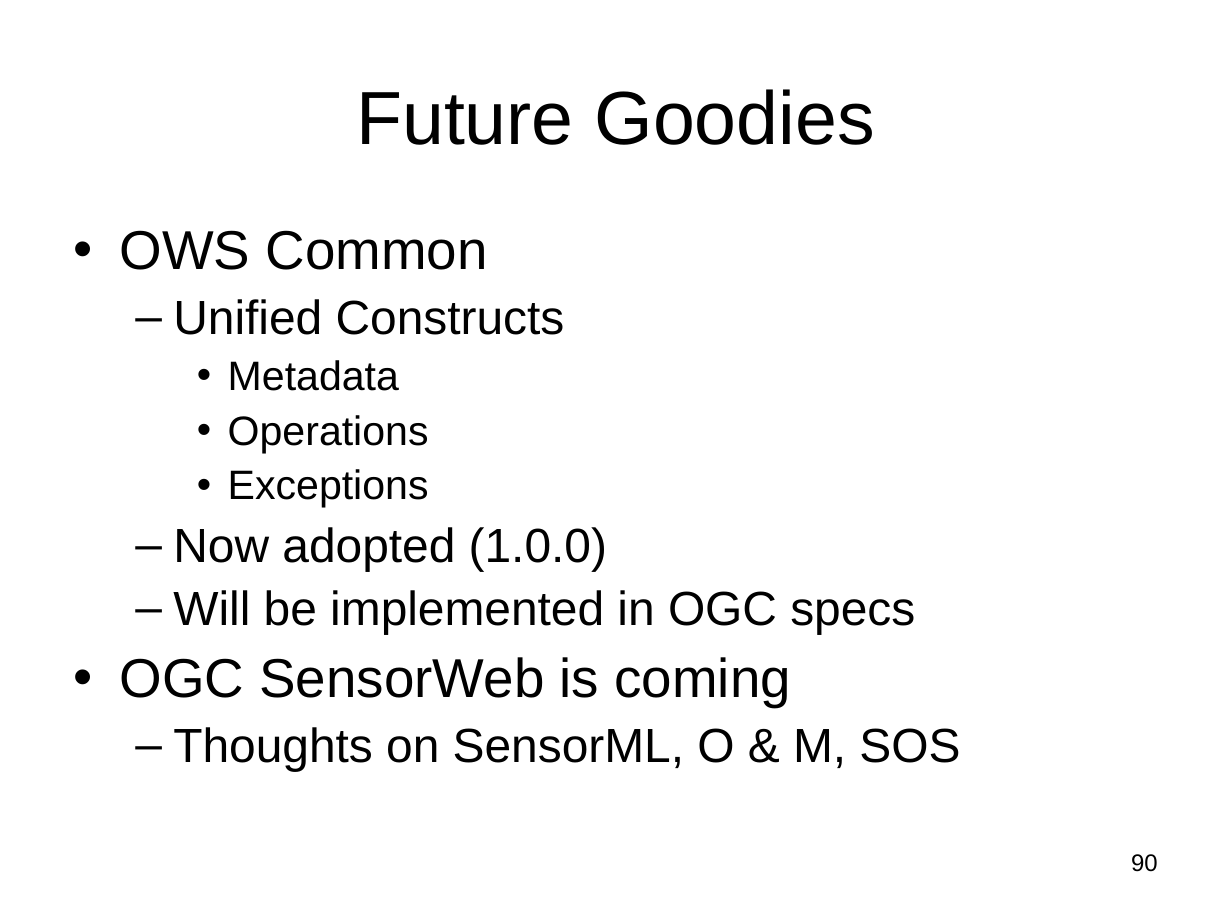
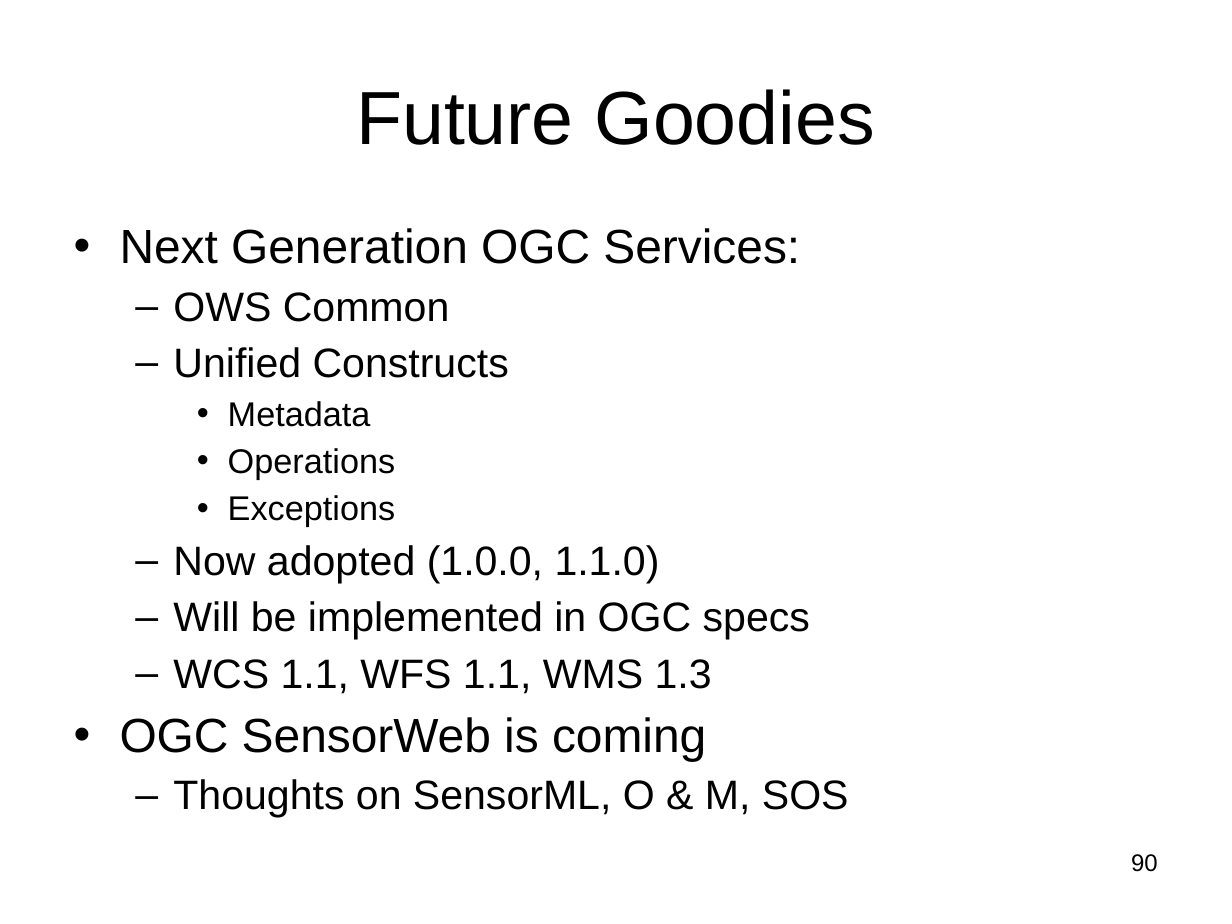
Before and after one commit to MapServer/ms-ogc-workshop, a slide deck: slide 90 of doc/ms_ogc_workshop.ppt. Drawn at 1232x924 pixels with LibreOffice and Linux fonts; fonts in the diff are those of the drawing. Boxes give left, top, right and bottom in pixels: in the first picture for what was removed or moved away, otherwise in the second. Text is boxed around its words. In the diff, an @@ line names an element or a change of style, - is before the commit and + after.

```diff
--- a/doc/ms_ogc_workshop.ppt
+++ b/doc/ms_ogc_workshop.ppt
@@ text at <box>120,228,800,264</box>: paragraph added @@
+• Next Generation OGC Services:
@@ text at <box>120,292,849,818</box>: size 32 to 24 pt in "OWS Common"; size 28 to 24 pt in "Unified Constructs", "Will be implemented in OGC specs", "Thoughts on SensorML, O & M, SOS"; size 24 to 20 pt in "Metadata", "Operations", "Exceptions"; size 32 to 28 pt in "OGC SensorWeb is coming"; bullet • to –; list level 1 to 2 in "OWS Common" @@
@@ text at <box>173,545,660,583</box>: text changed; size 28 to 24 pt @@
-  – Now adopted (1.0.0)
+  – Now adopted (1.0.0, 1.1.0)
@@ text at <box>173,659,712,694</box>: paragraph added @@
+  – WCS 1.1, WFS 1.1, WMS 1.3
```
Also in this commit, not shown: 6 other slides changed, 12 other files.
